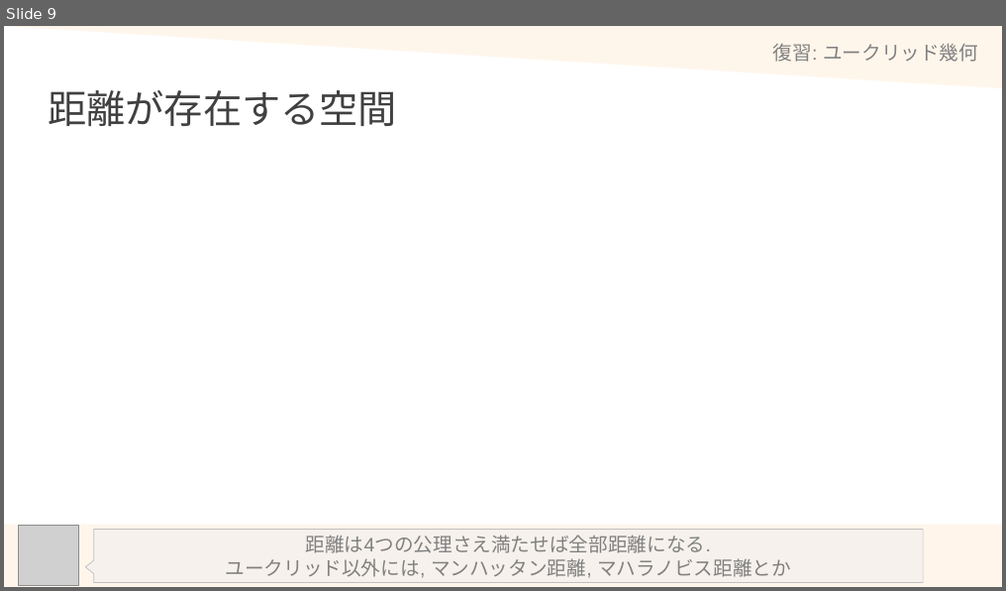
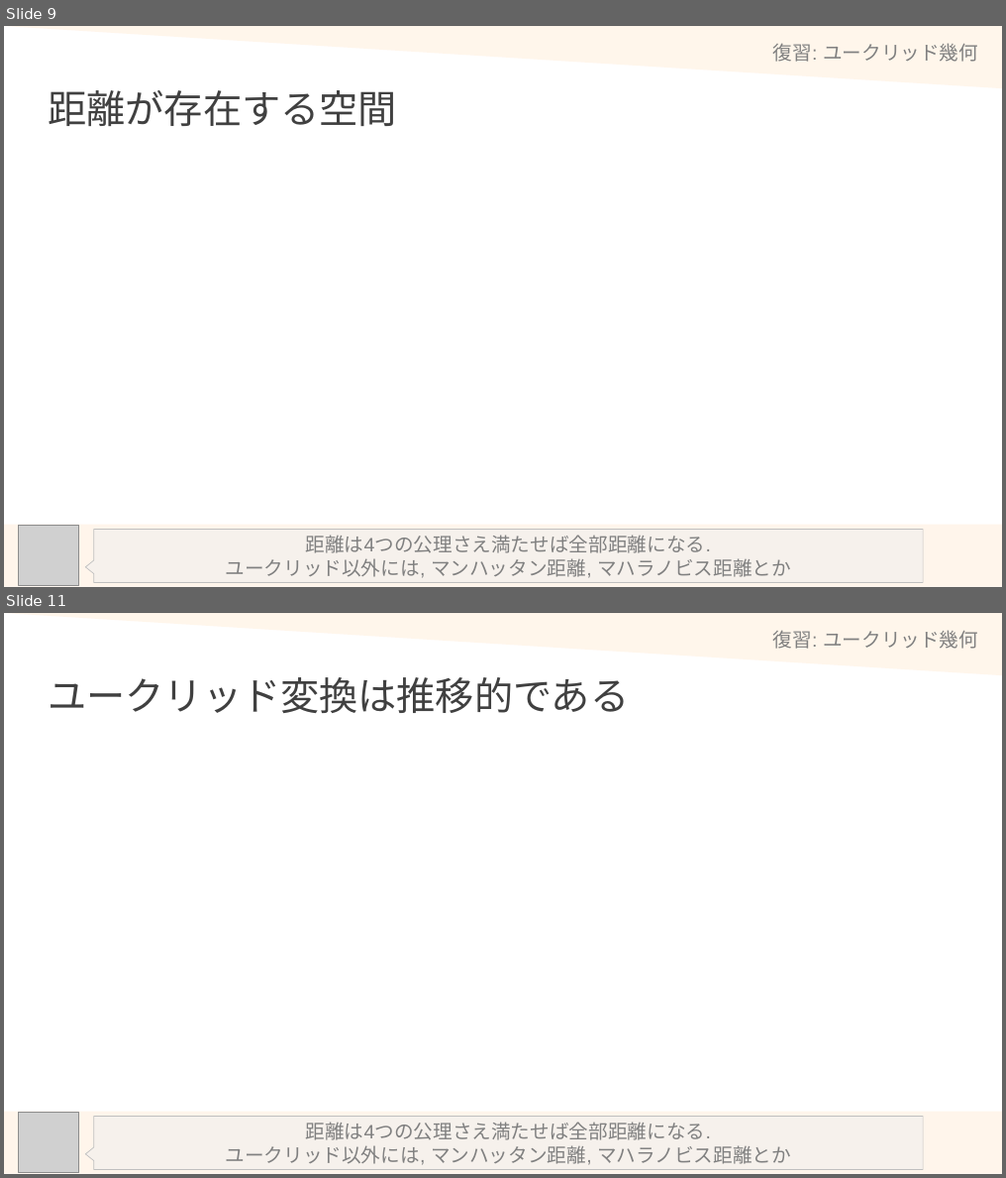
Before and after one commit to math-er/hyperbolic-space, a slide deck: Section2(上半平面とポアンカレ計量)/0-Overview&Review.pptx. Shown one above the other, each under a label of ours: slide 9 before the commit, slides 9 and 11 after it; the slides between them are not shown. The pictures are 1006x591 and 1006x1178 pixels, drawn with LibreOffice and Linux fonts; fonts in the diff are those of the drawing; grey boxes stand for pictures. Boxes give left, top, right and bottom in pixels: in the first picture for what was removed or moved away, otherwise in the second. Text is boxed around its words. In the diff, an @@ line names an element or a change of style, - is before the commit and + after.

```diff
--- a/Section2(上半平面とポアンカレ計量)/0-Overview&Review.pptx
+++ b/Section2(上半平面とポアンカレ計量)/0-Overview&Review.pptx
@@ slide 11 added at box(4, 613, 1002, 1174), background #FFFFFF @@
@@ triangle added at box(5, 613, 1002, 675), fill #FFF4E7 at 80% opacity @@
@@ title added at box(773, 630, 978, 649), 14 pt, text #808080 @@
+復習: ユークリッド幾何
@@ title added at box(48, 677, 629, 713), 28 pt, text #404040 @@
+ユークリッド変換は推移的である
@@ rectangle added at box(4, 1112, 1002, 1174), fill #FFF5EB @@
@@ picture added at box(19, 1113, 80, 1173) @@
@@ speech box added at box(94, 1116, 923, 1169), fill #EEEEEE at 50% opacity, outline #BFBFBF 0.5 pt, 14 pt, text #808080 @@
+距離は4つの公理さえ満たせば全部距離になる.
+ユークリッド以外には, マンハッタン距離, マハラノビス距離とか
```
Also in this commit, not shown: 1 other slide added, 1 other file.
